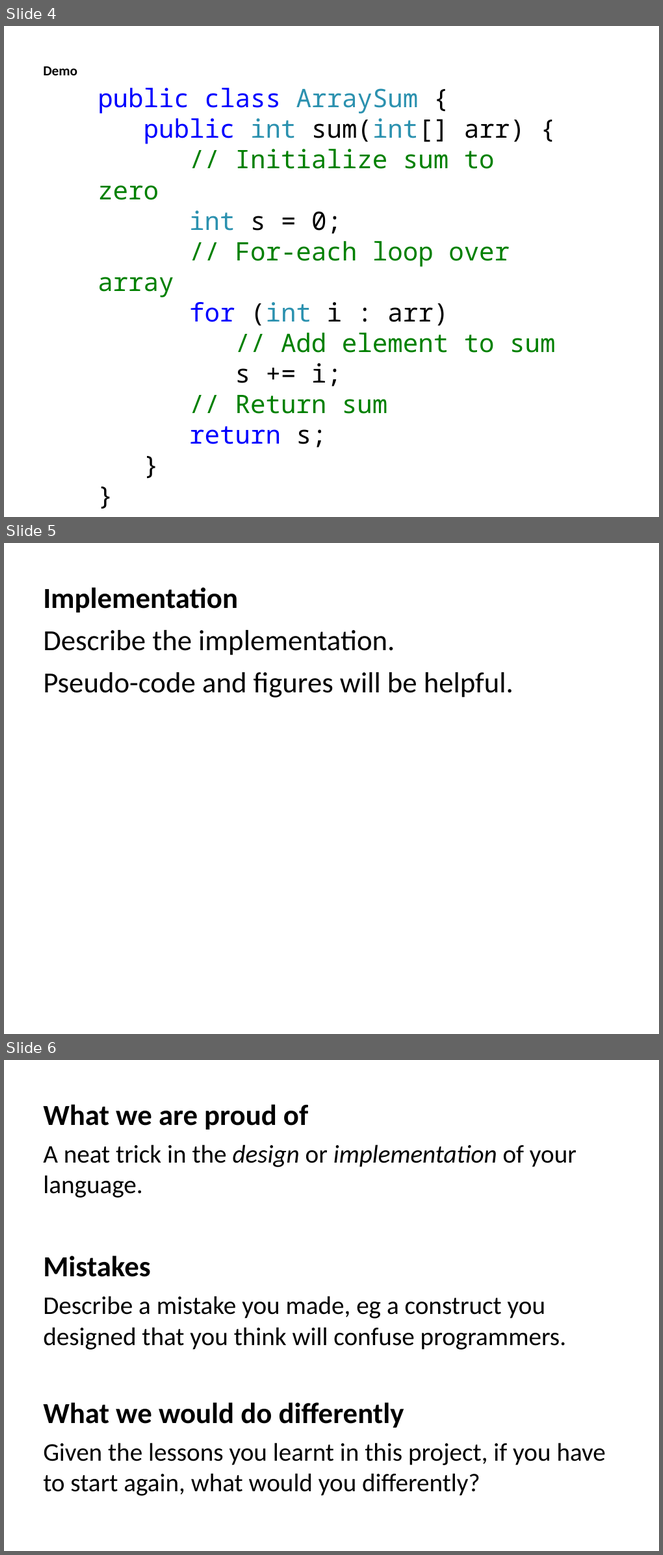
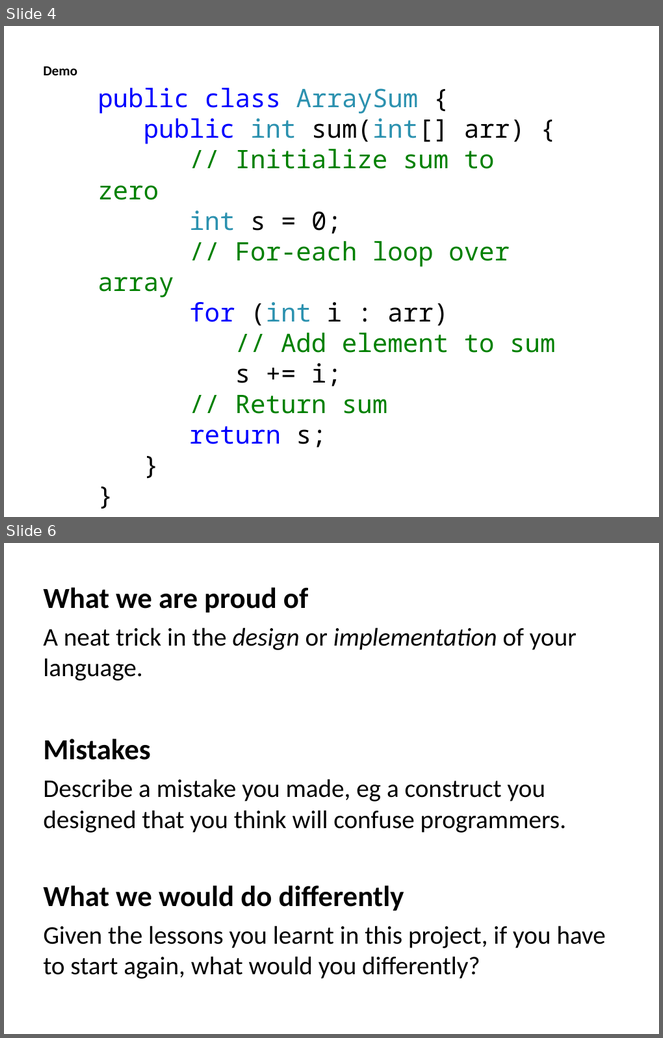
Before and after one commit to Michael0x2a/asymptotic-analysis-tool, a slide deck: poster.ppt. Shown one above the other, each under a label of ours: slides 4, 5 and 6 before the commit, slides 4 and 6 after it; the slides between them are not shown. The pictures are 663x1555 and 663x1038 pixels, drawn with LibreOffice and Linux fonts; fonts in the diff are those of the drawing. Boxes give left, top, right and bottom in pixels: in the first picture for what was removed or moved away, otherwise in the second. Text is boxed around its words. In the diff, an @@ line names an element or a change of style, - is before the commit and + after.

```diff
--- a/poster.ppt
+++ b/poster.ppt
@@ slide 5 removed at [4,543,659,1034], background #FFFFFF @@
@@ text removed at [43,587,514,698] @@
-Implementation
-Describe the implementation.
-Pseudo-code and figures will be helpful.
```
Also in this commit, not shown: 1 slide changed, 1 slide added.
